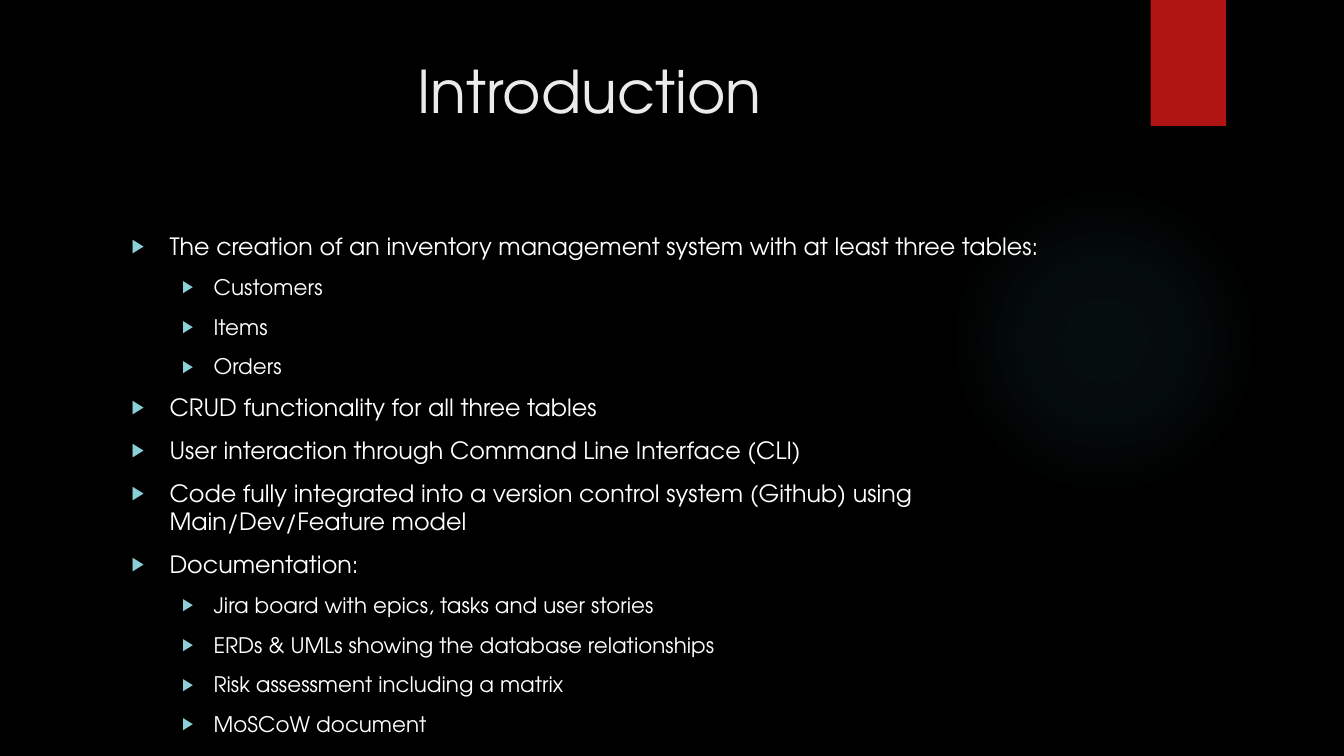
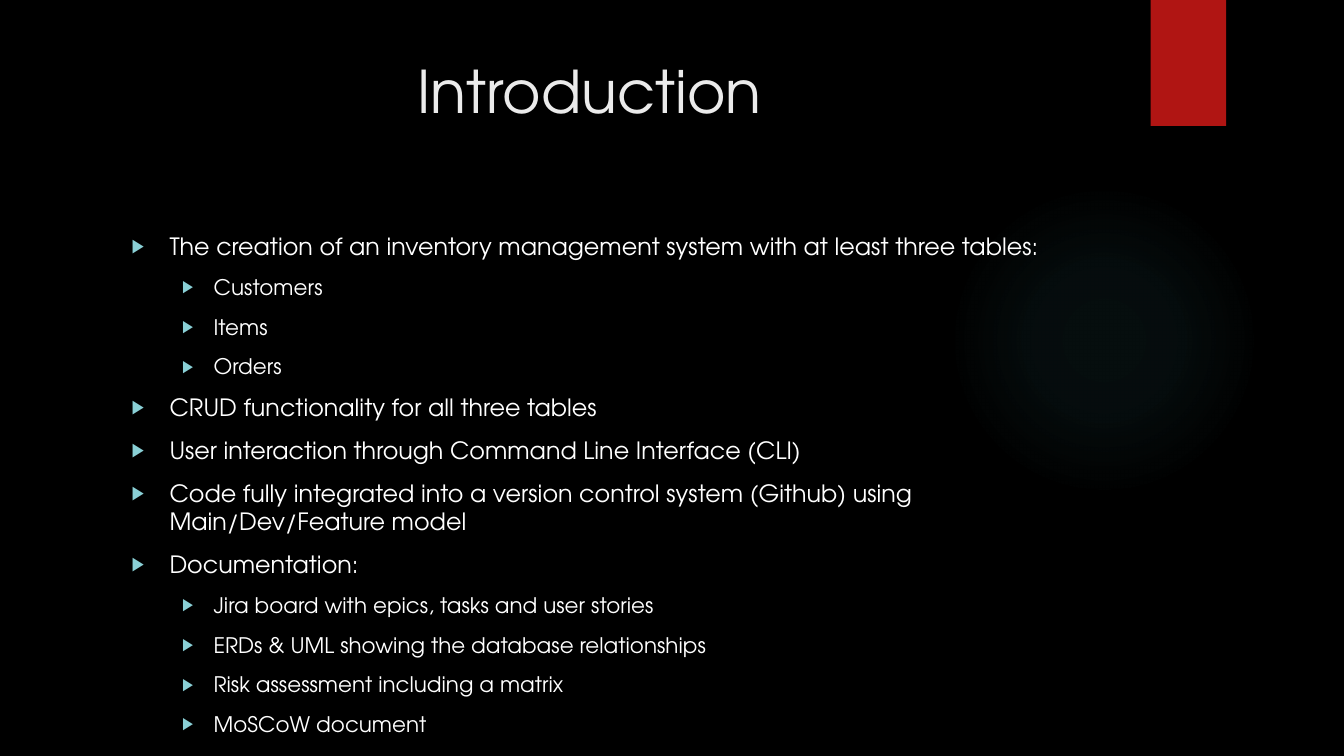
Before and after one commit to Toseef-Github/IMS-22EnableMay2, a slide deck: slide 2 of IMS Presentation.pptx. Drawn at 1344x756 pixels with LibreOffice and Linux fonts; fonts in the diff are those of the drawing; background and template pictures are left out. Boxes give left, top, right and bottom in pixels: in the first picture for what was removed or moved away, otherwise in the second. Text is boxed around its words. In the diff, an @@ line names an element or a change of style, - is before the commit and + after.

```diff
--- a/IMS Presentation.pptx
+++ b/IMS Presentation.pptx
@@ text at [214,637,706,658]: text changed @@
-  ▶ ERDs & UMLs showing the database relationships
+  ▶ ERDs & UML showing the database relationships
```
Also in this commit, not shown: 5 other slides changed.
